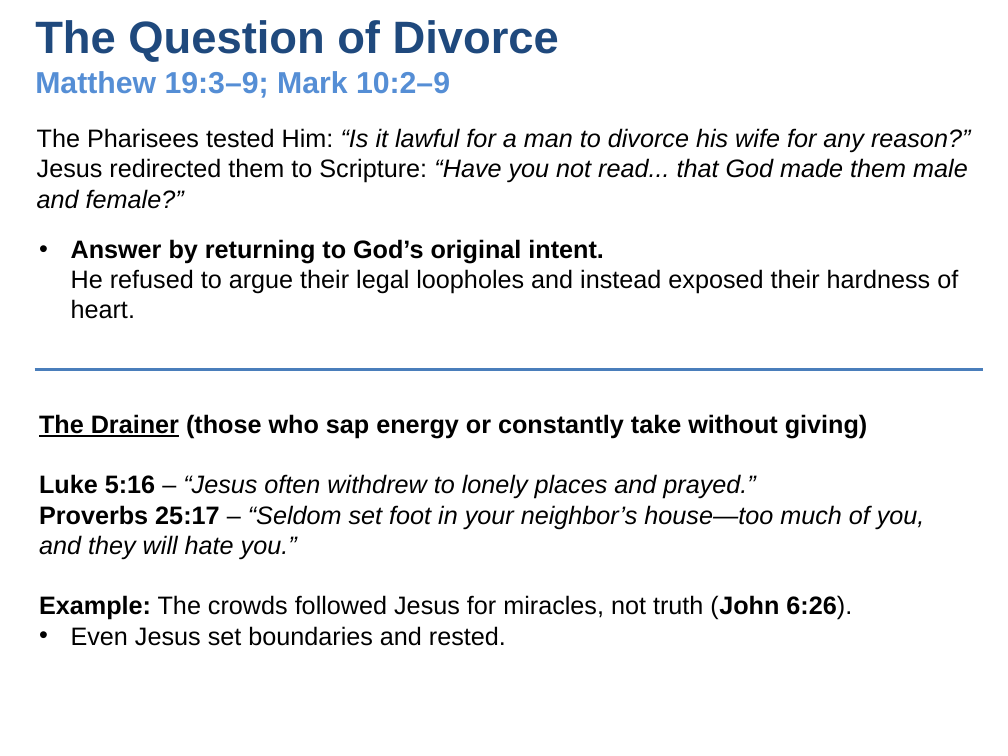
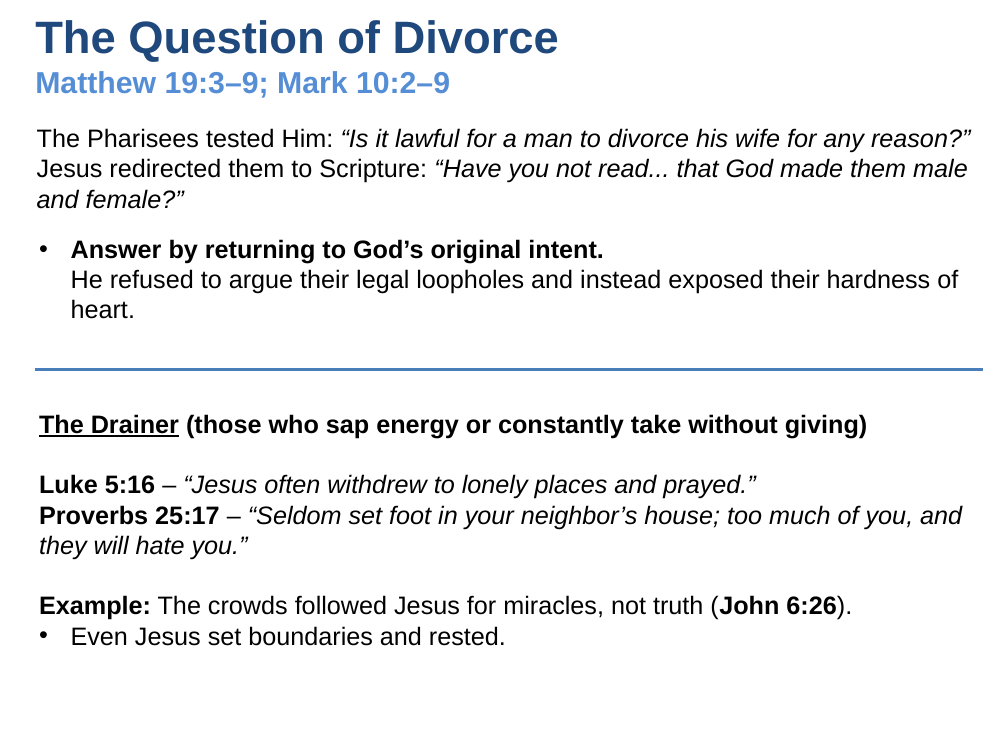
Before and after one commit to UsefulEngines/EvangelismPublic, a slide deck: slide 5 of 2025-Q4/Devotionals/2025-11-12-SeekingWisdom.pptx. Drawn at 1008x756 pixels with LibreOffice and Linux fonts; fonts in the diff are those of the drawing. Boxes give left, top, right and bottom in pixels: in the first picture for what was removed or moved away, otherwise in the second. Text is boxed around its words. In the diff, an @@ line names an element or a change of style, - is before the commit and + after.

```diff
--- a/2025-Q4/Devotionals/2025-11-12-SeekingWisdom.pptx
+++ b/2025-Q4/Devotionals/2025-11-12-SeekingWisdom.pptx
@@ text at (39,505,962,559): text changed @@
-Proverbs 25:17 – “Seldom set foot in your neighbor’s house—too much of you, and they will hate you.”
+Proverbs 25:17 – “Seldom set foot in your neighbor’s house; too much of you, and they will hate you.”
```
Also in this commit, not shown: 3 other slides changed, 1 other file.
